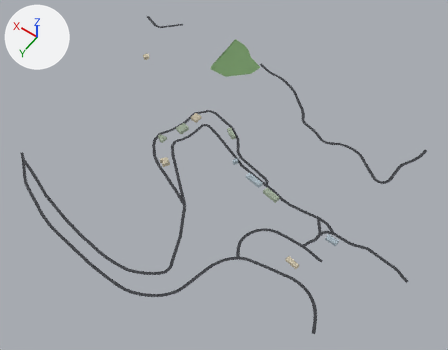
The glTF model public/tiles/tile_0_5.glb as it was, and as the next commit left it.
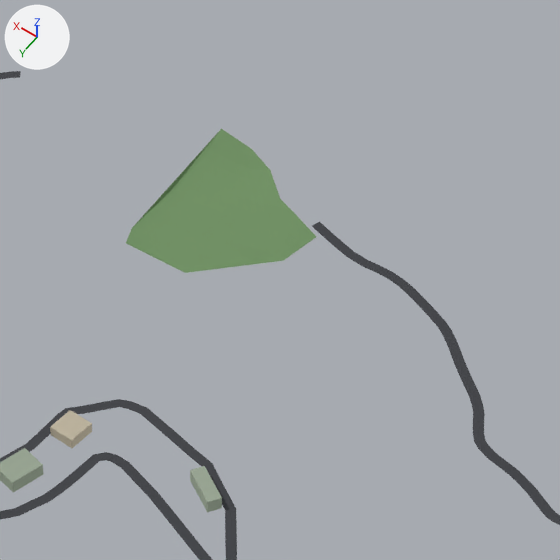
Each version appears first whole from a camera (50 mm lens) standing at (-7376.0, 5177.0, 1227.0) and looking at (-6844.0, 4432.0, 57.0), and next in a close-up on the part from 40% to 72% of the width and 2% to 44% of the height. The lights are fixed; the arrows at upper left show +X, +Y and +Z. The first two pictures are the older version. Where no turn or scale is listed for an object, it has been applied to the vertices.

The first close-up shows 'bld_0_5', 'grn_0_5', 'road_0_5'.
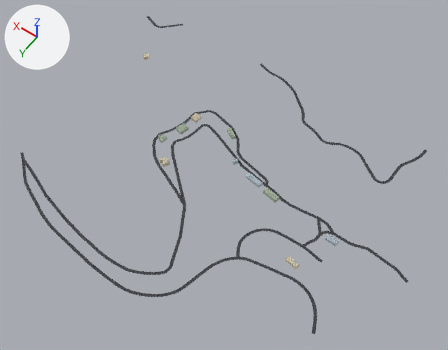
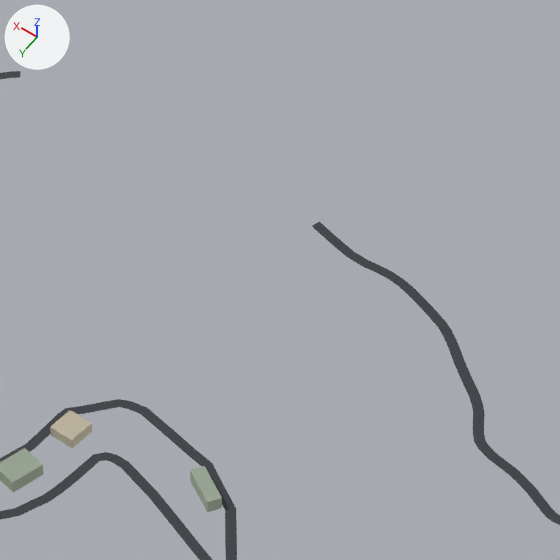
Where the change shows, as pixel boxes (x1, y1, x2, y2) in the close-ups (560 x 560 px):
'grn_0_5', deleted (green)
    before: (126, 128, 316, 273)

What the commit changed:
Object 'grn_0_5' (ob_grn_0_5) is deleted.
